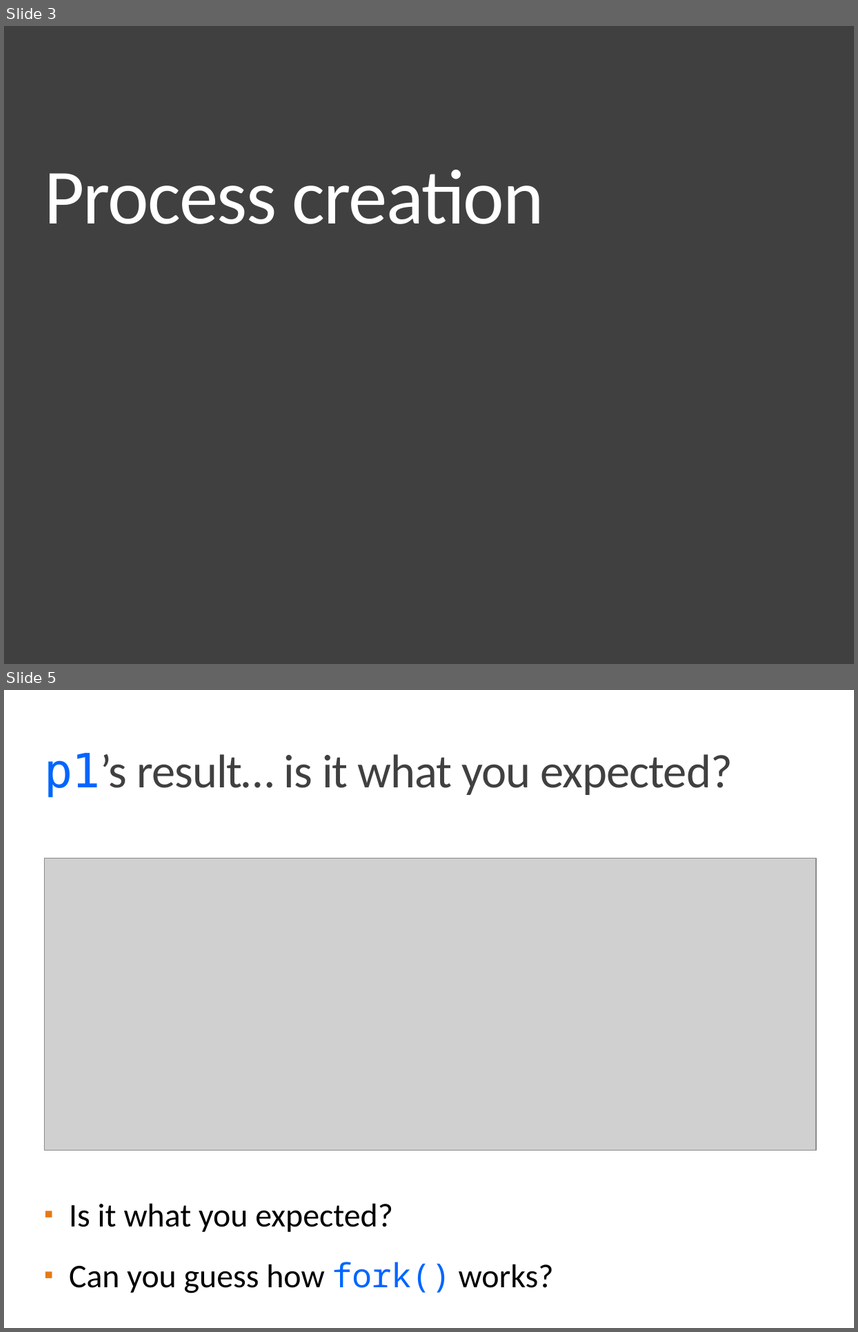
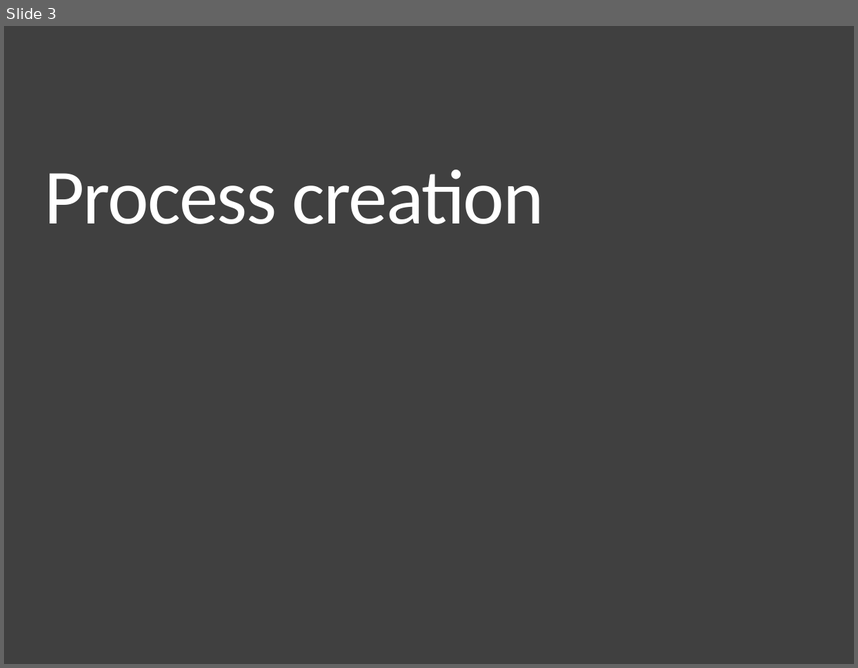
Before and after one commit to CattoAJ/MC504-2018s2, a slide deck: notebooks/nb180808/MC504-2018s2-T02-The_Process_API.pptx. Shown one above the other, each under a label of ours: slides 3 and 5 before the commit, slide 3 after it; the slides between them are not shown. The pictures are 858x1332 and 858x668 pixels, drawn with LibreOffice and Linux fonts; fonts in the diff are those of the drawing; grey boxes stand for pictures. Boxes give left, top, right and bottom in pixels: in the first picture for what was removed or moved away, otherwise in the second. Text is boxed around its words. In the diff, an @@ line names an element or a change of style, - is before the commit and + after.

```diff
--- a/notebooks/nb180808/MC504-2018s2-T02-The_Process_API.pptx
+++ b/notebooks/nb180808/MC504-2018s2-T02-The_Process_API.pptx
@@ slide 5 removed at box(4, 690, 854, 1328), background #FFFFFF @@
@@ title removed at box(44, 753, 733, 798) @@
-p1’s result… is it what you expected?
@@ picture removed at box(44, 858, 816, 1150) @@
@@ text removed at box(69, 1203, 554, 1293) @@
-▪ Is it what you expected?
-▪ Can you guess how fork() works?
```
Also in this commit, not shown: 2 slides changed, 10 slides added, 1 other slide removed, 6 other files.
